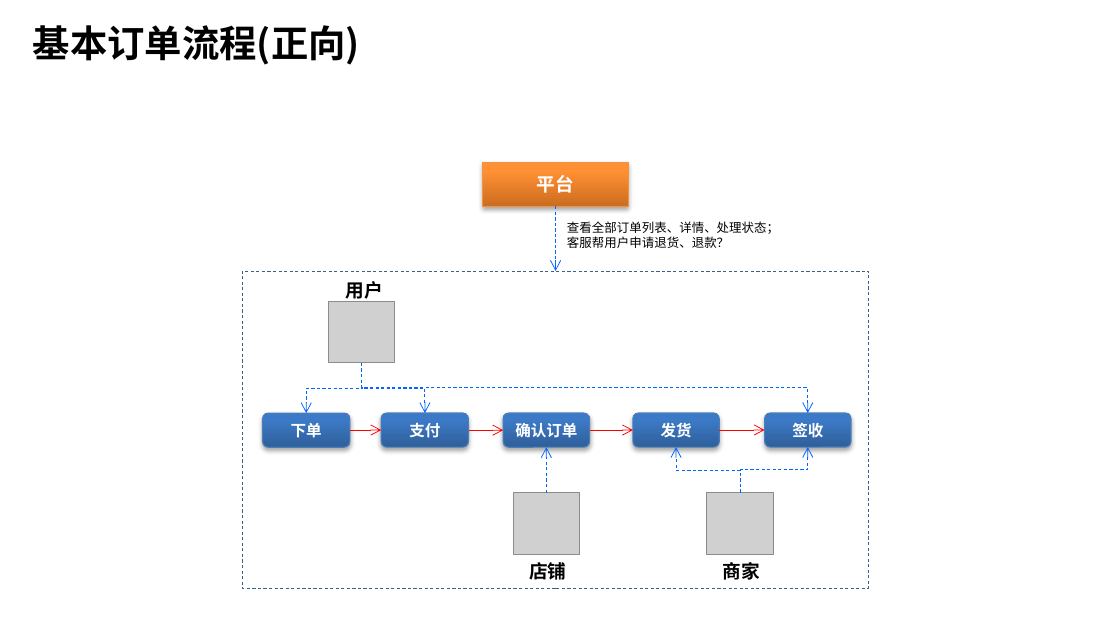
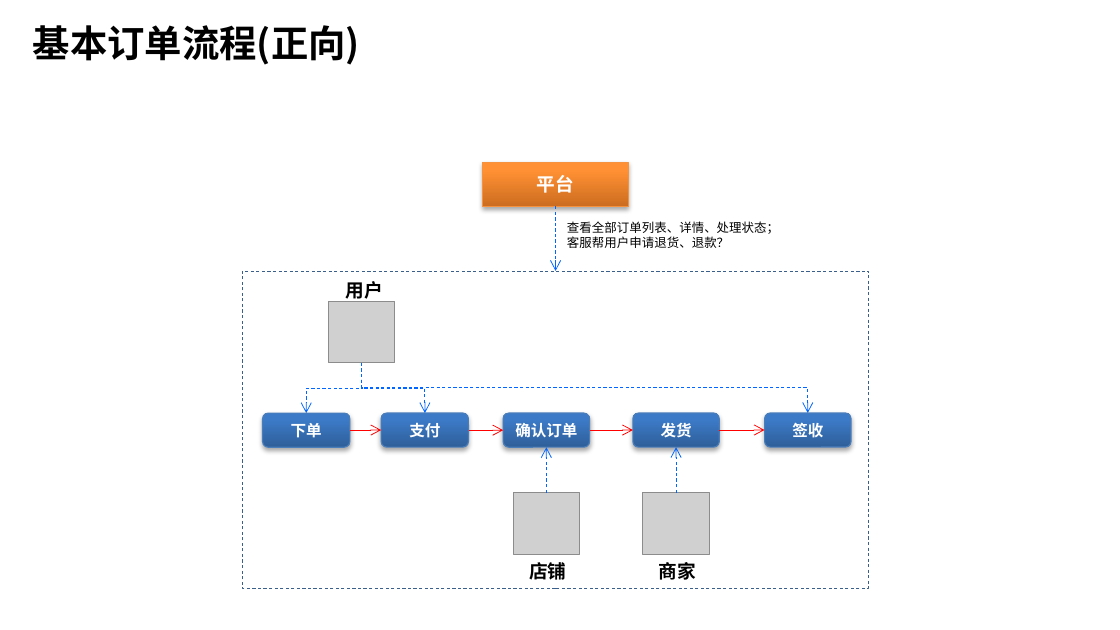
Before and after one commit to dongann/shop-desgin, a slide deck: slide 3 of design-resource.pptx. Drawn at 1120x630 pixels with LibreOffice and Linux fonts; fonts in the diff are those of the drawing; grey boxes stand for pictures; background and template pictures are left out. Boxes give left, top, right and bottom in pixels: in the first picture for what was removed or moved away, otherwise in the second. Text is boxed around its words. In the diff, an @@ line names an element or a change of style, - is before the commit and + after.

```diff
--- a/design-resource.pptx
+++ b/design-resource.pptx
@@ elbow arrow moved from (740, 493) - (676, 447) to (676, 493) - (676, 447) @@
@@ elbow arrow removed from (740, 493) to (808, 447) @@
@@ picture: place and size @@
-picture at box(707, 493, 773, 554)
+picture at box(643, 493, 709, 554)
@@ text "商家": place and size @@
-text "商家" at box(723, 562, 760, 580)
+text "商家" at box(659, 562, 696, 580)
```
Also in this commit, not shown: 2 slides added, 3 other files.
